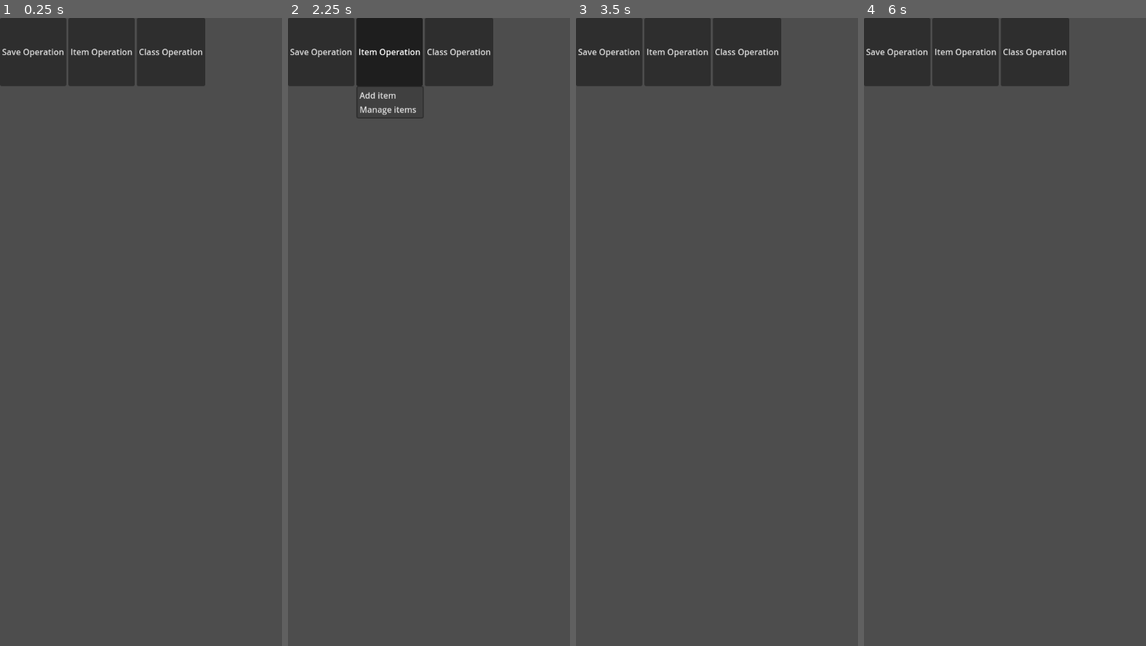
Above: before the commit, frames 1-4 (left to right).
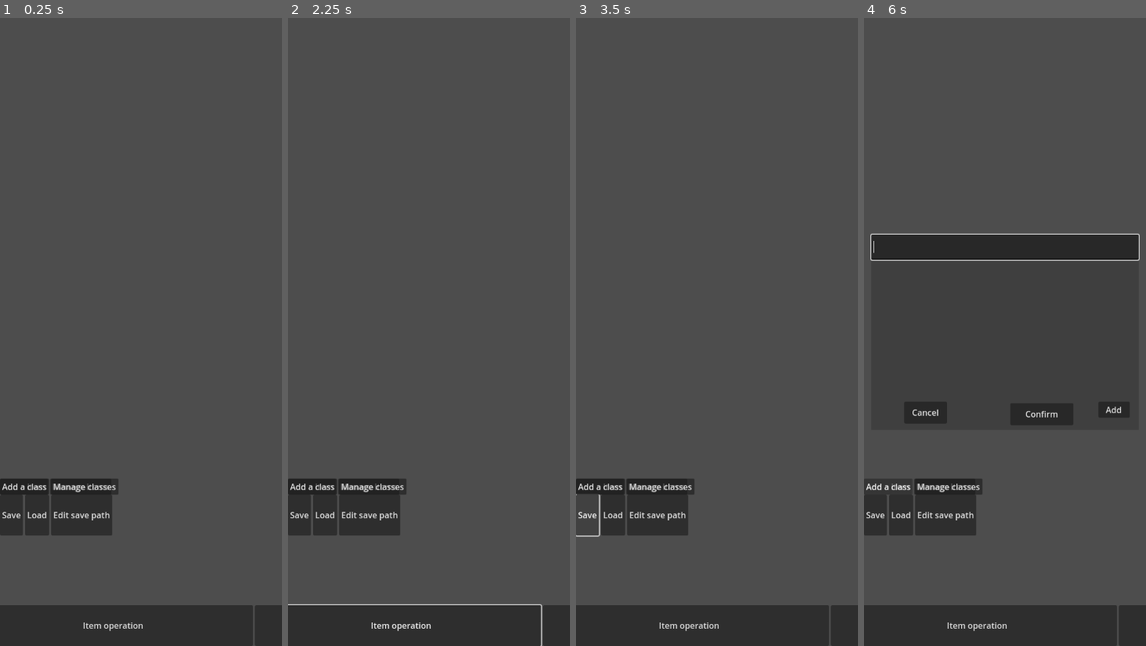
Above: after the commit, the same moments.

Repository: lfoxhlnut/KeyManager
Game: Godot game, scene res://ui/android/android_main.tscn
The game is run twice, just before and just after one commit, with the same random seed, the same clock (stepped at 60 frames per second) and the same inputs. Before the commit the project starts from res://ui/main.tscn.
Inputs (mouse positions are in pixels of both pictures, inside the frame that each line leads up to):
- Up to frame 1 (0.25 s): no input
- Up to frame 2 (2.25 s): click (321, 49) at 0.5 s, where only the run before the commit has a clickable "Save Operation"; click (400, 627) at 1.25 s, where only the run after the commit has a clickable "Item operation"; click (389, 49) at 2 s, where only the run before the commit has a clickable "Item Operation"
- Up to frame 3 (3.5 s): click (587, 514) at 2.75 s, where only the run after the commit has a clickable "Save"
- Up to frame 4 (6 s): click (1036, 49) at 3.5 s, where only the run before the commit has a clickable "Class Operation"; click (900, 514) at 4.25 s, where only the run after the commit has a clickable "Load"; click (945, 514) at 5 s, where only the run after the commit has a clickable "Edit save path"; click (889, 489) at 5.75 s, where only the run after the commit has a clickable "Add a item"

The runs differ from the first frame. In frame 1, 17% of the frame differs, in the area x 0-100%, y 0-100%; in frame 2, 18%; in frame 3, 17%; in frame 4, 22%.
Error after the commit: Invalid assignment of property or key 'text' with value of type 'String' on a base object of type 'Nil'. (res://script/android/android_menu.gd:116)

Commit message:
Separate out Android main scene.
Menu layout is working in progress.

Diff:
--- a/project.godot
+++ b/project.godot
@@ -11,7 +11,7 @@
 [application]
 
 config/name="KeyManager"
-run/main_scene="res://ui/main.tscn"
+run/main_scene="res://ui/android/android_main.tscn"
 config/use_custom_user_dir=true
 config/custom_user_dir_name="Bluewave111/KeyManager"
 config/features=PackedStringArray("4.2", "Forward Plus")
@@ -25,6 +25,7 @@
 
 window/size/viewport_width=1080
 window/size/viewport_height=2400
+window/size/always_on_top=true
 window/size/window_width_override=540
 window/size/window_height_override=1200
 window/handheld/orientation=1
--- /dev/null
+++ b/resource/sub_node_percentage.gd
@@ -0,0 +1,75 @@
+@tool
+class_name SubNodePercentage
+extends Resource
+
+# Node 的方法: _get_configuration_warnings
+# Object's method: notify_property_list_changed()
+# ↑ 可用于实现动态修改 hint string
+# TODO: 恢复默认值. 最小值的设置.
+#		最后一个部分可以设置为自动占据剩下的部分, 也可以手动设置成一个更小的数值
+
+var first_part := 0
+var second_part := 0
+var third_part: int:
+	get:
+		return 100 - first_part - second_part
+
+
+
+# Consider adapting for any count.
+func _get_property_list() -> Array[Dictionary]:
+	var res: Array[Dictionary] = [
+		{
+			name="percentage/first_part",
+			type=TYPE_INT,
+			usage=PROPERTY_USAGE_STORAGE | PROPERTY_USAGE_EDITOR,
+			hint=PROPERTY_HINT_RANGE,
+			hint_string="0,100",
+		},
+		{
+			name="percentage/second_part",
+			type=TYPE_INT,
+			usage=PROPERTY_USAGE_STORAGE | PROPERTY_USAGE_EDITOR,
+			hint=PROPERTY_HINT_RANGE,
+			hint_string="0,%s" % [100 - first_part],
+		},
+		{
+			name="percentage/third_part",
+			type=TYPE_INT,
+			usage=PROPERTY_USAGE_EDITOR,
+			hint=PROPERTY_HINT_NONE,
+		},
+	]
+
+	return res
+
+
+func _get(property: StringName):
+	if property.begins_with("percentage/"):
+		property = property.trim_prefix("percentage/")
+		if property == "first_part":
+			return first_part
+		elif property == "second_part":
+			return second_part
+		else:
+			return 100 - first_part - second_part
+
+	return null
+
+
+func _set(property: StringName, value: Variant) -> bool:
+	if property.begins_with("percentage/"):
+		print_debug("accessing ", property)
+		property = property.trim_prefix("percentage/")
+		if property == "first_part":
+			first_part = value
+			#second_part = min(100 - value, second_part)
+			notify_property_list_changed()
+			emit_changed()
+		elif property == "second_part":
+			second_part = min(100 - first_part, value)
+			emit_changed()
+
+		return true
+
+	return false
--- /dev/null
+++ b/script/android/android_main.gd
@@ -0,0 +1,96 @@
+extends Node
+@onready var content: Content = $Content
+@onready var menu: AndroidMenu = $HUD/Menu
+@onready var hud: HUD = $HUD
+
+# TODO:
+# 添加注释, 或者两者一起(可能比较
+# auto save
+# 属性: 不显示
+# Standardize comments.
+
+func _ready() -> void:
+	_on_menu_load_pressed("111")	# for test
+
+
+func _on_menu_load_pressed(save_key: String) -> void:
+	var res := Global.load_save(save_key, menu.save_path)
+	if res == {}:
+		# TODO: 添加提示等
+		print_debug("no save or password err")
+		return
+
+	print_debug(menu.save_ver)
+	match menu.save_ver:
+		"0.0":
+			content.set_save_data(res, menu.save_ver)
+		"1.0":
+			content.set_save_data(res["content"], menu.save_ver)
+		"1.1":
+			res = Global.deserialize_dict(res)
+			content.set_save_data(res["content"], menu.save_ver)
+		_:
+			print_debug("unknown version")
+
+
+func _on_menu_save_pressed(save_key: String) -> void:
+	menu.save_ver = "1.1"
+	var to_save := Global.serialize_dict(get_save_dict())
+	Global.save_data(to_save, save_key, menu.save_path)
+
+
+func get_save_dict() -> Dictionary:
+	var save_dict := {
+		content=content.get_save_data(),
+	}
+	return save_dict
+
+
+func _on_menu_item_add_pressed() -> void:
+	if content.is_empty():
+		hud.warn("No class now. Add a class first.")
+		return
+
+	var data := await menu.get_data_from_ew()
+
+	# Permit if data is valid and not empty.
+	if data.valid and not data.is_empty():
+		content.add_item(data)
+
+
+func _on_menu_class_add_pressed(data: Data) -> void:
+	if not data.is_empty():
+		content.add_class(data)
+
+
+func _on_menu_item_manage_pressed() -> void:
+	if content.is_empty():
+		hud.warn("No class now.")
+		return
+	var old_data := content.get_current_class_info()
+	var modified := await menu.get_data_from_ew(old_data)
+
+	# 用户按的不是 Cancel 才承认这次操作. 也可考虑把获取 modified 的工作放给 item_manage 这个信号, 就像 save, load 一样
+	if modified.valid:
+		content.modify_current_class(modified)
+
+
+func _on_menu_class_manage_pressed() -> void:
+	if content.is_empty():
+		hud.warn("No class now.")
+		return
+	var original := Data.new("", content.tab_title)
+
+	var modified := await menu.get_data_from_ew(original, EwSubInfo.TYPE.label)
+	if not modified.valid:
+		return
+
+	var res := modified.info
+	var sequence: Array[int] = []
+	for i: String in res:
+		for id: int in content.tab_title.size():
+			if i == content.tab_title[id]:
+				sequence.append(id)
+				break
+
+	content.rearrange_classes_sequence(sequence)
--- /dev/null
+++ b/script/android/android_menu.gd
@@ -0,0 +1,172 @@
+class_name AndroidMenu
+extends Control
+
+signal save_pressed(save_key: String)
+signal load_pressed(save_key: String)
+signal item_add_pressed()
+signal item_manage_pressed
+signal class_add_pressed(data: Data)
+signal class_manage_pressed
+
+const EditWindowTscn = preload("res://ui/edit_window.tscn")
+const CONFIG_SECTION_NAME = "menu"
+enum SaveOp {
+	SAVE, LOAD, EDIT_PATH, OPEN_PATH
+}
+const SaveOpText = [
+	"Save",
+	"Load",
+	"Edit save path",
+	"Open save path",
+]
+enum  ItemOp { ADD, MANAGE }
+const ItemOpText = [
+	"Add item",
+	"Manage items",
+]
+enum  ClassOp { ADD, MANAGE }
+const ClassOpText = [
+	"Add class",
+	"Manage classes"
+]
+# Still couldn't resize popup menu. To build a new one.
+@onready var info_input#: InfoInput = $CenterContainer/InfoInput
+@onready var file_dialog#: FileDialog = $FileDialog
+@onready var hud: HUD = $".."
+@onready var center_container: CenterContainer = $CenterContainer
+
+var save_path: String = Global.DEFAULT_SAVE_PATH
+var save_ver := ""
+
+
+func _ready() -> void:
+	load_config()
+	#center_container.size = Global.WIN_SIZE
+	#info_input.input_size = Vector2(Global.WIN_WIDTH * 0.4, Global.WIN_HEIGHT * 0.05)
+	#
+	#info_input.custom_minimum_size = Vector2(Global.WIN_WIDTH * 0.9, Global.WIN_HEIGHT * 0.05 + 32)
+
+	# TODO: A component(node) that apply percentage size to its parent.
+	#@warning_ignore("narrowing_conversion")
+	#file_dialog.size.x = 0.75 * Global.WIN_WIDTH
+	#@warning_ignore("narrowing_conversion")
+	#file_dialog.size.y = 0.8 * Global.WIN_HEIGHT
+
+
+func center_file_dialog() -> void:
+	file_dialog.position = 0.5 * (Global.WIN_SIZE - (file_dialog.size as Vector2))
+
+
+func load_config() -> void:
+	var config := Global.config
+	if not config.has_section(CONFIG_SECTION_NAME):
+		return
+
+	# 有默认值的话不需要判定键值是否存在
+	save_path = config.get_value(CONFIG_SECTION_NAME, "save_path", Global.DEFAULT_SAVE_PATH)
+	save_ver = config.get_value(CONFIG_SECTION_NAME, "save_ver", "0.0")
+
+
+func _exit_tree() -> void:
+	save_config()
+
+
+func save_config() -> void:
+	Global.config.set_value(CONFIG_SECTION_NAME, "save_path", save_path)
+	Global.config.set_value(CONFIG_SECTION_NAME, "save_ver", save_ver)
+
+
+func _on_edit_save_path_pressed() -> void:
+	file_dialog.current_dir = ProjectSettings.globalize_path(save_path)
+	center_file_dialog()
+	file_dialog.show()
+	var s: String = await file_dialog.dir_selected
+	if not s.is_empty():
+		save_path = s
+	print_debug("save path selected: ", save_path)
+	file_dialog.hide()
+
+
+var _res: Data = Data.new()
+# 可以考虑做成 HUD 的方法, ew 的定位可以用 center container
+## 如果返回的 Data 的 valid 是无效的, 那么不保证 Data 的其他信息是有用的(也不保证是空的)
+func get_data_from_ew(default: Data = Data.new(), sub_info_type: EwSubInfo.TYPE = EwSubInfo.TYPE.line_edit) -> Data:
+	var ew: EditWindow = EditWindowTscn.instantiate()
+	ew.sub_info_type = sub_info_type
+	ew.data = default
+	ew.global_position = 0.5 * Global.WIN_SIZE - 0.5 * ew.size	# 这句话产生正确效果是因为 ew 的锚点在左上角
+
+	hud.add_child(ew)
+	hud.exclusive_mouse = true
+
+	_res.valid = false
+	ew.confirmed.connect(func(d: Data):
+		_res = d
+	)
+	await ew.canceled
+	ew.queue_free()
+	hud.exclusive_mouse = false
+	return _res
+
+
+# 可以考虑做成 HUD 的方法
+var _input: String = ""
+var _valid := false
+func get_input(placeholder: String = "") -> Dictionary:
+	info_input.text = ""
+	info_input.placeholder_text = placeholder
+	center_container.show()
+	hud.exclusive_mouse = true
+	info_input.focus_input_area()
+
+	_input = ""
+	_valid = false
+	info_input.confirmed.connect(func(input: String):
+		_input = input
+		_valid = true
+	, CONNECT_ONE_SHOT
+	)
+	await info_input.canceled
+	center_container.hide()
+	hud.exclusive_mouse = false
+	info_input.text = ""
+	return {
+		valid=_valid,
+		input=_input,
+	}
+
+
+func _on_save_sub_btn_pressed(op: String) -> void:
+	match op:
+		"save", "load":
+			var res := await get_input("Input secret key here")
+			if res.valid:
+				var save_key: String = res.input
+				if op == "save":
+					save_pressed.emit(save_key)
+				else:
+					load_pressed.emit(save_key)
+		"edit_save_path":
+			_on_edit_save_path_pressed()
+		_:
+			print_debug("unexpected op: ", op)
+
+
+func _on_item_sub_btn_pressed(op: String) -> void:
+	match op:
+		"add":
+			item_add_pressed.emit()
+		"manage":
+			item_manage_pressed.emit()
+		_:
+			print_debug("unexpected op: ", op)
+
+
+func _on_class_sub_btn_pressed(op: String) -> void:
+	match op:
+		"add":
+			class_add_pressed.emit(await get_data_from_ew())
+		"manage":
+			class_manage_pressed.emit()
+		_:
+			print_debug("unexpected op: ", op)
--- /dev/null
+++ b/script/android/menu_btn.gd
@@ -0,0 +1,119 @@
+@tool
+extends HBoxContainer
+
+@export var percentage: SubNodePercentage:
+	set(v):
+		percentage = v
+		set_sub_node_size()
+@export var reset_sub_node_min_size := false:
+	set(v):
+		if not v:
+			return
+		save_op.custom_minimum_size = Vector2.ZERO
+		item_op.custom_minimum_size = Vector2.ZERO
+		class_op.custom_minimum_size = Vector2.ZERO
+
+@onready var save_op: Button = $SaveOp
+@onready var item_op: Button = $ItemOp
+@onready var class_op: Button = $ClassOp
+
+
+func _ready() -> void:
+	print_debug('ready')
+	percentage.changed.connect(set_sub_node_size)
+	if percentage:
+		set_sub_node_size()
+
+
+func set_sub_node_size() -> void:
+	if not is_node_ready():
+		await ready
+	print_debug("adjusting")
+	# 如果是 get_...("...", "BoxContainer"), 就是获得 box container 这个类默认定义的属性
+	var separation: int = get_theme_constant("separation")
+	# 这里的 disposable 不能写 Global.WIN_WIDTH(无法识别到 width, 但是 global 不是 null)
+	# 也不能把变量定义在函数外(变量值就是零, 不知道为啥, 肯定和工具脚本的规则有关)
+	var disposable := size.x - separation * (get_child_count() - 1)
+
+	# 各个比例不能设置得太小, 本来这个功能应由 SubNodePercentage 来限制,
+	# 只是最小比例可能是动态的, 那可能就需要依赖注入/控制反转的写法
+	# 这里暂时这样凑活
+	# 假设最小占比之和不超过 100%
+	# 先确保所有部分的最小比例
+	var first := save_op.get_minimum_size().x / disposable * 100
+	var second := item_op.get_minimum_size().x / disposable * 100
+	var third := class_op.get_minimum_size().x / disposable * 100
+
+	print_debug("min scale is: (%s, %s, %s)" % [
+		first,
+		second,
+		third,
+	])
+	# 还需要注意他们的和不能超过 100
+	var remaining := 100 - first - second - third
+	# 按顺序把可用空间分配出去.
+	if first >= percentage.first_part:
+		# 留出最小空间
+		pass
+	elif first + remaining >= percentage.first_part:
+		remaining -= percentage.first_part - first
+		first = percentage.first_part
+	else:
+		# Insufficient space.
+		first += remaining
+		remaining = 0
+
+
+	if second >= percentage.second_part:
+		pass
+	elif second + remaining >= percentage.second_part:
+		remaining -= percentage.second_part - second
+		second = percentage.second_part
+	else:
+		# Insufficient space.
+		second += remaining
+		remaining = 0
+	# 最后一个直接取用剩下的所有空间
+	third += remaining
+
+	print_debug("after allocating, the scale is: (%s, %s, %s)" % [
+		first,
+		second,
+		third,
+	])
+	# 重构要换成数组写法, 即使只有三个也是数组写起来更好
+	percentage.first_part = int(first)
+	percentage.second_part = int(second)
+	percentage.third_part = int(third)
+	# custom min size 设置到最小
+	save_op.custom_minimum_size.x = 0
+	item_op.custom_minimum_size.x = 0
+	class_op.custom_minimum_size.x = 0
+
+	# 以上任何一点不做到, 都会在调整过程中让父级的 size.x 变大.
+	# (然后就变不回去了, 单调不减, 子节点也相应的会变大, 大家都越来越大)
+	print_debug("before change, size.x is ", size.x)
+	save_op.custom_minimum_size.x = disposable * first / 100.0
+	item_op.custom_minimum_size.x = disposable * second / 100.0
+	class_op.custom_minimum_size.x = disposable * third / 100.0
+
+	print_debug("(%s, %s, %s), sum = %s" % [
+		save_op.custom_minimum_size.x,
+		item_op.custom_minimum_size.x,
+		class_op.custom_minimum_size.x,
+		save_op.custom_minimum_size.x + item_op.custom_minimum_size.x + class_op.custom_minimum_size.x,
+	])
+	#print_debug("(%s, %s, %s)" % [
+		#percentage.first_part,
+		#percentage.second_part,
+		#percentage.third_part,
+	#])
+	#save_op.size.x = size.x * percentage.first_part / 100.0
+	#item_op.size.x = size.x * percentage.second_part / 100.0
+	#class_op.size.x = size.x * percentage.third_part / 100.0
+
+
+
+func _on_resized() -> void:
+	print_debug("size changed to ", size)
+	pass # Replace with function body.
--- /dev/null
+++ b/ui/android/android_main.tscn
@@ -0,0 +1,156 @@
+[gd_scene load_steps=8 format=3 uid="uid://dhg11qrbe510d"]
+
+[ext_resource type="Script" path="res://script/android/android_main.gd" id="1_powmy"]
+[ext_resource type="Script" path="res://script/content.gd" id="2_t4wwx"]
+[ext_resource type="PackedScene" uid="uid://k5r1oyboiqjk" path="res://ui/hud.tscn" id="3_vk3p4"]
+[ext_resource type="Script" path="res://script/android/android_menu.gd" id="4_qjvv8"]
+[ext_resource type="Script" path="res://script/android/menu_btn.gd" id="5_4s6ew"]
+[ext_resource type="Script" path="res://resource/sub_node_percentage.gd" id="6_tho04"]
+
+[sub_resource type="Resource" id="Resource_tyjth"]
+script = ExtResource("6_tho04")
+percentage/first_part = 20
+percentage/second_part = 50
+
+[node name="Main" type="Node"]
+script = ExtResource("1_powmy")
+
+[node name="Content" type="Control" parent="."]
+layout_mode = 3
+anchor_top = 0.101667
+anchor_right = 1.0
+anchor_bottom = 0.929167
+grow_horizontal = 2
+grow_vertical = 2
+script = ExtResource("2_t4wwx")
+metadata/_edit_use_anchors_ = true
+
+[node name="Title" type="TabBar" parent="Content"]
+custom_minimum_size = Vector2(0, 64)
+layout_mode = 1
+anchors_preset = 10
+anchor_right = 1.0
+offset_bottom = 64.0
+grow_horizontal = 2
+tab_alignment = 1
+
+[node name="CenterContainer" type="CenterContainer" parent="Content"]
+layout_mode = 0
+offset_right = 40.0
+offset_bottom = 40.0
+
+[node name="ScrollContainer" type="ScrollContainer" parent="Content/CenterContainer"]
+layout_mode = 2
+metadata/_edit_use_anchors_ = true
+
+[node name="VBoxContainer" type="VBoxContainer" parent="Content/CenterContainer/ScrollContainer"]
+layout_mode = 2
+
+[node name="HUD" parent="." instance=ExtResource("3_vk3p4")]
+
+[node name="Menu" type="Control" parent="HUD"]
+layout_mode = 3
+anchors_preset = 12
+anchor_top = 1.0
+anchor_right = 1.0
+anchor_bottom = 1.0
+offset_top = -320.0
+grow_horizontal = 2
+grow_vertical = 0
+script = ExtResource("4_qjvv8")
+
+[node name="MenuBtn" type="HBoxContainer" parent="HUD/Menu"]
+layout_mode = 1
+anchors_preset = 12
+anchor_top = 1.0
+anchor_right = 1.0
+anchor_bottom = 1.0
+offset_top = -78.0
+grow_horizontal = 2
+grow_vertical = 0
+script = ExtResource("5_4s6ew")
+percentage = SubResource("Resource_tyjth")
+
+[node name="SaveOp" type="Button" parent="HUD/Menu/MenuBtn"]
+custom_minimum_size = Vector2(214.4, 0)
+layout_mode = 2
+size_flags_horizontal = 0
+text = "Save operation"
+
+[node name="ItemOp" type="Button" parent="HUD/Menu/MenuBtn"]
+custom_minimum_size = Vector2(536, 0)
+layout_mode = 2
+text = "Item operation"
+
+[node name="ClassOp" type="Button" parent="HUD/Menu/MenuBtn"]
+custom_minimum_size = Vector2(321.6, 0)
+layout_mode = 2
+size_flags_horizontal = 8
+text = "Class operation"
+
+[node name="SubMenuBtn" type="Control" parent="HUD/Menu"]
+layout_mode = 1
+anchors_preset = 10
+anchor_right = 1.0
+offset_bottom = 109.0
+grow_horizontal = 2
+
+[node name="SaveOperation" type="HBoxContainer" parent="HUD/Menu/SubMenuBtn"]
+layout_mode = 2
+anchor_right = 1.0
+anchor_bottom = 1.0
+offset_top = 31.0
+
+[node name="Save" type="Button" parent="HUD/Menu/SubMenuBtn/SaveOperation"]
+layout_mode = 2
+text = "Save"
+
+[node name="Load" type="Button" parent="HUD/Menu/SubMenuBtn/SaveOperation"]
+layout_mode = 2
+text = "Load
+"
+
+[node name="EditSavePath" type="Button" parent="HUD/Menu/SubMenuBtn/SaveOperation"]
+layout_mode = 2
+text = "Edit save path"
+
+[node name="ItemOperation" type="HBoxContainer" parent="HUD/Menu/SubMenuBtn"]
+layout_mode = 2
+offset_right = 213.0
+offset_bottom = 31.0
+
+[node name="Add" type="Button" parent="HUD/Menu/SubMenuBtn/ItemOperation"]
+layout_mode = 2
+text = "Add a item"
+
+[node name="Manage" type="Button" parent="HUD/Menu/SubMenuBtn/ItemOperation"]
+layout_mode = 2
+text = "Manage items"
+
+[node name="ClassOperation" type="HBoxContainer" parent="HUD/Menu/SubMenuBtn"]
+layout_mode = 2
+
+[node name="Add" type="Button" parent="HUD/Menu/SubMenuBtn/ClassOperation"]
+layout_mode = 2
+text = "Add a class"
+
+[node name="Manage" type="Button" parent="HUD/Menu/SubMenuBtn/ClassOperation"]
+layout_mode = 2
+text = "Manage classes"
+
+[connection signal="resized" from="Content/Title" to="Content" method="_on_title_resized"]
+[connection signal="tab_changed" from="Content/Title" to="Content" method="_on_title_tab_changed"]
+[connection signal="class_add_pressed" from="HUD/Menu" to="." method="_on_menu_class_add_pressed"]
+[connection signal="class_manage_pressed" from="HUD/Menu" to="." method="_on_menu_class_manage_pressed"]
+[connection signal="item_add_pressed" from="HUD/Menu" to="." method="_on_menu_item_add_pressed"]
+[connection signal="item_manage_pressed" from="HUD/Menu" to="." method="_on_menu_item_manage_pressed"]
+[connection signal="load_pressed" from="HUD/Menu" to="." method="_on_menu_load_pressed"]
+[connection signal="save_pressed" from="HUD/Menu" to="." method="_on_menu_save_pressed"]
+[connection signal="resized" from="HUD/Menu/MenuBtn" to="HUD/Menu/MenuBtn" method="_on_resized"]
+[connection signal="pressed" from="HUD/Menu/SubMenuBtn/SaveOperation/Save" to="HUD/Menu" method="_on_save_sub_btn_pressed" binds= ["save"]]
+[connection signal="pressed" from="HUD/Menu/SubMenuBtn/SaveOperation/Load" to="HUD/Menu" method="_on_save_sub_btn_pressed" binds= ["load"]]
+[connection signal="pressed" from="HUD/Menu/SubMenuBtn/SaveOperation/EditSavePath" to="HUD/Menu" method="_on_save_sub_btn_pressed" binds= ["edit_save_path"]]
+[connection signal="pressed" from="HUD/Menu/SubMenuBtn/ItemOperation/Add" to="HUD/Menu" method="_on_item_sub_btn_pressed" binds= ["add"]]
+[connection signal="pressed" from="HUD/Menu/SubMenuBtn/ItemOperation/Manage" to="HUD/Menu" method="_on_item_sub_btn_pressed" binds= ["manage"]]
+[connection signal="pressed" from="HUD/Menu/SubMenuBtn/ClassOperation/Add" to="HUD/Menu" method="_on_class_sub_btn_pressed" binds= ["add"]]
+[connection signal="pressed" from="HUD/Menu/SubMenuBtn/ClassOperation/Manage" to="HUD/Menu" method="_on_class_sub_btn_pressed" binds= ["manage"]]
--- a/ui/hud.tscn
+++ b/ui/hud.tscn
@@ -1,6 +1,7 @@
-[gd_scene load_steps=2 format=3 uid="uid://k5r1oyboiqjk"]
+[gd_scene load_steps=3 format=3 uid="uid://k5r1oyboiqjk"]
 
 [ext_resource type="Script" path="res://script/hud.gd" id="1_rhy4t"]
+[ext_resource type="PackedScene" uid="uid://ccy8chdl8u2ad" path="res://ui/info_input.tscn" id="2_t5pmm"]
 
 [node name="HUD" type="CanvasLayer"]
 script = ExtResource("1_rhy4t")
@@ -19,3 +20,18 @@
 initial_position = 2
 size = Vector2i(400, 200)
 dialog_autowrap = true
+
+[node name="CenterContainer" type="CenterContainer" parent="."]
+visible = false
+offset_bottom = 589.0
+
+[node name="InfoInput" parent="CenterContainer" instance=ExtResource("2_t5pmm")]
+layout_mode = 2
+bg_color = Color(0.129412, 0.14902, 0.180392, 1)
+
+[node name="FileDialog" type="FileDialog" parent="."]
+title = "Open a Directory"
+size = Vector2i(437, 159)
+ok_button_text = "选择当前文件夹"
+file_mode = 2
+access = 2
--- a/ui/main.tscn
+++ /dev/null
@@ -1,96 +0,0 @@
-[gd_scene load_steps=6 format=3 uid="uid://cg54ffl27sd7c"]
-
-[ext_resource type="Script" path="res://script/main.gd" id="1_sfe7e"]
-[ext_resource type="Script" path="res://script/content.gd" id="2_u6f25"]
-[ext_resource type="Script" path="res://script/menu.gd" id="3_rt524"]
-[ext_resource type="PackedScene" uid="uid://k5r1oyboiqjk" path="res://ui/hud.tscn" id="3_tn6l6"]
-[ext_resource type="PackedScene" uid="uid://ccy8chdl8u2ad" path="res://ui/info_input.tscn" id="4_e5pcr"]
-
-[node name="Main" type="Node"]
-script = ExtResource("1_sfe7e")
-
-[node name="Content" type="Control" parent="."]
-layout_mode = 3
-anchor_top = 0.101667
-anchor_right = 1.0
-anchor_bottom = 0.929167
-grow_horizontal = 2
-grow_vertical = 2
-script = ExtResource("2_u6f25")
-metadata/_edit_use_anchors_ = true
-
-[node name="Title" type="TabBar" parent="Content"]
-custom_minimum_size = Vector2(0, 64)
-layout_mode = 1
-anchors_preset = 10
-anchor_right = 1.0
-offset_bottom = 64.0
-grow_horizontal = 2
-tab_alignment = 1
-
-[node name="CenterContainer" type="CenterContainer" parent="Content"]
-layout_mode = 0
-offset_right = 40.0
-offset_bottom = 40.0
-
-[node name="ScrollContainer" type="ScrollContainer" parent="Content/CenterContainer"]
-layout_mode = 2
-metadata/_edit_use_anchors_ = true
-
-[node name="VBoxContainer" type="VBoxContainer" parent="Content/CenterContainer/ScrollContainer"]
-layout_mode = 2
-
-[node name="HUD" parent="." instance=ExtResource("3_tn6l6")]
-
-[node name="Menu" type="Control" parent="HUD"]
-layout_mode = 3
-anchors_preset = 10
-anchor_right = 1.0
-offset_bottom = 48.0
-grow_horizontal = 2
-script = ExtResource("3_rt524")
-
-[node name="HBoxContainer" type="HBoxContainer" parent="HUD/Menu"]
-layout_mode = 0
-offset_right = 393.0
-offset_bottom = 130.0
-
-[node name="SaveOperation" type="MenuButton" parent="HUD/Menu/HBoxContainer"]
-layout_mode = 2
-text = "Save Operation"
-flat = false
-
-[node name="ItemOperation" type="MenuButton" parent="HUD/Menu/HBoxContainer"]
-layout_mode = 2
-text = "Item Operation"
-flat = false
-
-[node name="ClassOperation" type="MenuButton" parent="HUD/Menu/HBoxContainer"]
-layout_mode = 2
-text = "Class Operation"
-flat = false
-
-[node name="FileDialog" type="FileDialog" parent="HUD/Menu"]
-title = "Open a Directory"
-size = Vector2i(437, 159)
-ok_button_text = "选择当前文件夹"
-file_mode = 2
-access = 2
-
-[node name="CenterContainer" type="CenterContainer" parent="HUD/Menu"]
-visible = false
-layout_mode = 1
-offset_bottom = 589.0
-
-[node name="InfoInput" parent="HUD/Menu/CenterContainer" instance=ExtResource("4_e5pcr")]
-layout_mode = 2
-bg_color = Color(0.129412, 0.14902, 0.180392, 1)
-
-[connection signal="resized" from="Content/Title" to="Content" method="_on_title_resized"]
-[connection signal="tab_changed" from="Content/Title" to="Content" method="_on_title_tab_changed"]
-[connection signal="class_add_pressed" from="HUD/Menu" to="." method="_on_menu_class_add_pressed"]
-[connection signal="class_manage_pressed" from="HUD/Menu" to="." method="_on_menu_class_manage_pressed"]
-[connection signal="item_add_pressed" from="HUD/Menu" to="." method="_on_menu_item_add_pressed"]
-[connection signal="item_manage_pressed" from="HUD/Menu" to="." method="_on_menu_item_manage_pressed"]
-[connection signal="load_pressed" from="HUD/Menu" to="." method="_on_menu_load_pressed"]
-[connection signal="save_pressed" from="HUD/Menu" to="." method="_on_menu_save_pressed"]
Not shown, added: ui/mai3035.tmp
